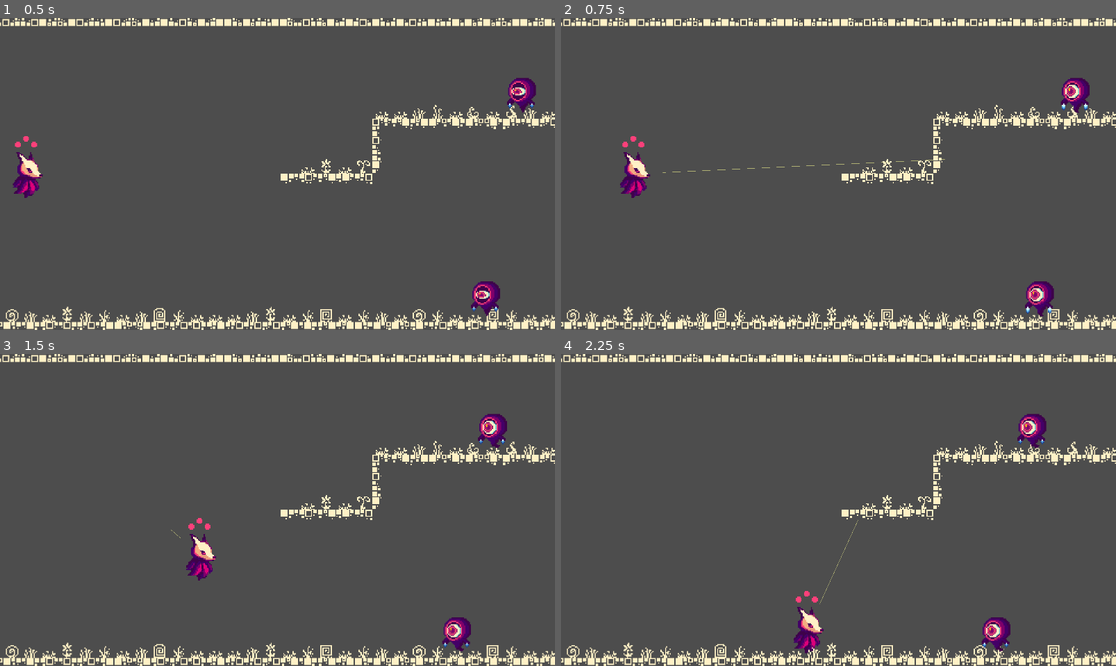
Above: before the commit, frames 1-4 (two rows, left to right).
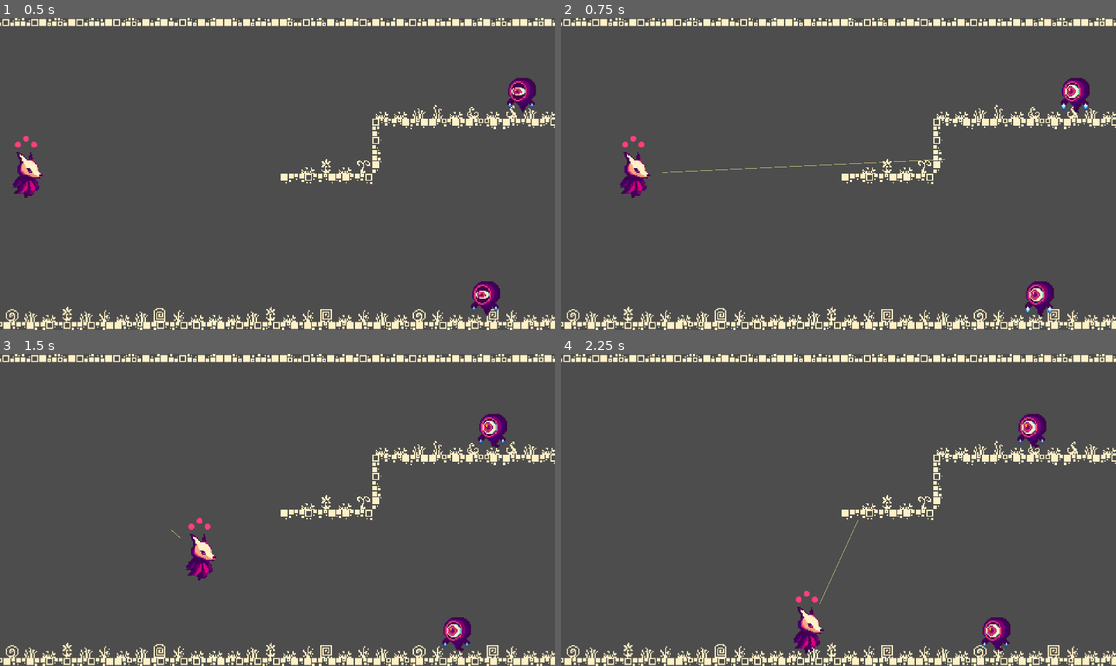
Above: after the commit, the same moments.

Repository: ambotwist/shootem
Game: Godot game, scene res://scenes/Game.tscn
Same seed, same stepped clock (60 frames per second), same inputs: the game is played once before the commit and once after it.
Inputs (mouse positions are in pixels of both pictures, inside the frame that each line leads up to):
- Up to frame 1 (0.5 s): no input
- Up to frame 2 (0.75 s): move the mouse to (960, 158) at 0.52 s; hold D (move_right) from 0.53 s (still down); click (960, 158) at 0.6 s
- Up to frame 3 (1.5 s): move the mouse to (166, 525) at 1.27 s; release D (move_right) at 1.28 s; hold S (move_down) from 1.28 s (still down); click (166, 525) at 1.35 s
- Up to frame 4 (2.25 s): move the mouse to (894, 441) at 2.02 s; release S (move_down) at 2.03 s; hold D (move_right) from 2.03 s (still down); click (894, 441) at 2.1 s

Frame 1 is identical in both runs. In frame 2, less than 0.1% of the frame differs, in the area x 18-69%, y 45-50%; in frame 3, less than 0.1%; in frame 4, less than 0.1%.

Commit message:
updated the laser animation.

Diff:
--- a/scenes/laser.tscn
+++ b/scenes/laser.tscn
@@ -1,11 +1,11 @@
-[gd_scene load_steps=10 format=3 uid="uid://dema00g3wgrhp"]
+[gd_scene load_steps=14 format=3 uid="uid://dema00g3wgrhp"]
 
 [ext_resource type="Script" uid="uid://ctukyawukx1bx" path="res://scripts/laser.gd" id="1_xmihv"]
 [ext_resource type="Texture2D" uid="uid://xjo5gwgkgt6b" path="res://assets/sprites/character/hero+bestiary01.png" id="2_a7dhc"]
 
 [sub_resource type="Animation" id="Animation_xmihv"]
 resource_name = "start_beam"
-length = 0.2
+length = 0.15
 tracks/0/type = "value"
 tracks/0/imported = false
 tracks/0/enabled = true
@@ -13,10 +13,10 @@
 tracks/0/interp = 1
 tracks/0/loop_wrap = true
 tracks/0/keys = {
-"times": PackedFloat32Array(0, 0.2),
+"times": PackedFloat32Array(0, 0.133333),
 "transitions": PackedFloat32Array(1, 9.84915),
 "update": 0,
-"values": [Color(0.937255, 0.945098, 0.556863, 0), Color(0.929217, 0.961833, 0.280713, 1)]
+"values": [Color(0.937255, 0.945098, 0.556863, 0), Color(0.984541, 0.994619, 0.796759, 1)]
 }
 tracks/1/type = "value"
 tracks/1/imported = false
@@ -25,37 +25,10 @@
 tracks/1/interp = 1
 tracks/1/loop_wrap = true
 tracks/1/keys = {
-"times": PackedFloat32Array(0, 0.2),
+"times": PackedFloat32Array(0, 0.133333),
 "transitions": PackedFloat32Array(1, 9.84914),
 "update": 0,
 "values": [0.0, 2.0]
-}
-
-[sub_resource type="Animation" id="Animation_a7dhc"]
-length = 0.001
-tracks/0/type = "value"
-tracks/0/imported = false
-tracks/0/enabled = true
-tracks/0/path = NodePath("Beam:default_color")
-tracks/0/interp = 1
-tracks/0/loop_wrap = true
-tracks/0/keys = {
-"times": PackedFloat32Array(0),
-"transitions": PackedFloat32Array(1),
-"update": 0,
-"values": [Color(0.937255, 0.945098, 0.556863, 1)]
-}
-tracks/1/type = "value"
-tracks/1/imported = false
-tracks/1/enabled = true
-tracks/1/path = NodePath("Beam:width")
-tracks/1/interp = 1
-tracks/1/loop_wrap = true
-tracks/1/keys = {
-"times": PackedFloat32Array(0),
-"transitions": PackedFloat32Array(1),
-"update": 0,
-"values": [1.0]
 }
 
 [sub_resource type="Animation" id="Animation_jjj73"]
@@ -76,9 +49,78 @@
 
 [sub_resource type="AnimationLibrary" id="AnimationLibrary_jjj73"]
 _data = {
-&"RESET": SubResource("Animation_a7dhc"),
 &"start_beam": SubResource("Animation_xmihv"),
 &"stop_beam": SubResource("Animation_jjj73")
+}
+
+[sub_resource type="Animation" id="Animation_q8rul"]
+length = 0.001
+tracks/0/type = "value"
+tracks/0/imported = false
+tracks/0/enabled = true
+tracks/0/path = NodePath("Glow:width")
+tracks/0/interp = 1
+tracks/0/loop_wrap = true
+tracks/0/keys = {
+"times": PackedFloat32Array(0),
+"transitions": PackedFloat32Array(1),
+"update": 0,
+"values": [4.0]
+}
+
+[sub_resource type="AnimationLibrary" id="AnimationLibrary_788yo"]
+_data = {
+&"RESET": SubResource("Animation_q8rul")
+}
+
+[sub_resource type="Animation" id="Animation_a7dhc"]
+resource_name = "start_glow"
+length = 0.25
+tracks/0/type = "value"
+tracks/0/imported = false
+tracks/0/enabled = true
+tracks/0/path = NodePath("Glow:default_color")
+tracks/0/interp = 1
+tracks/0/loop_wrap = true
+tracks/0/keys = {
+"times": PackedFloat32Array(0, 0.1, 0.233333),
+"transitions": PackedFloat32Array(4.92458, 1, 5.27803),
+"update": 0,
+"values": [Color(0.984222, 0.993733, 0, 0), Color(0.984222, 0.993733, 0, 0), Color(0.938974, 0.868941, 0.238841, 1)]
+}
+tracks/1/type = "value"
+tracks/1/imported = false
+tracks/1/enabled = true
+tracks/1/path = NodePath("Glow:width")
+tracks/1/interp = 1
+tracks/1/loop_wrap = true
+tracks/1/keys = {
+"times": PackedFloat32Array(0, 0.1, 0.233333),
+"transitions": PackedFloat32Array(1, 1, 0.615571),
+"update": 0,
+"values": [0.0, 0.0, 4.0]
+}
+
+[sub_resource type="Animation" id="Animation_412cd"]
+resource_name = "stop_glow"
+length = 0.15
+tracks/0/type = "value"
+tracks/0/imported = false
+tracks/0/enabled = true
+tracks/0/path = NodePath("Glow:default_color")
+tracks/0/interp = 1
+tracks/0/loop_wrap = true
+tracks/0/keys = {
+"times": PackedFloat32Array(0, 0.133333),
+"transitions": PackedFloat32Array(1, 1),
+"update": 0,
+"values": [Color(0.922865, 0.932206, 0.414146, 1), Color(0, 0, 0, 0)]
+}
+
+[sub_resource type="AnimationLibrary" id="AnimationLibrary_q8rul"]
+_data = {
+&"start_glow": SubResource("Animation_a7dhc"),
+&"stop_glow": SubResource("Animation_412cd")
 }
 
 [sub_resource type="AtlasTexture" id="AtlasTexture_a7dhc"]
@@ -107,25 +149,30 @@
 script = ExtResource("1_xmihv")
 
 [node name="Glow" type="Line2D" parent="."]
-visible = false
 points = PackedVector2Array(0, 0, 20, 0)
 width = 4.0
-default_color = Color(1, 0.837478, 0.897619, 1)
+default_color = Color(0.938974, 0.868941, 0.238841, 1)
 texture_mode = 1
 begin_cap_mode = 2
 end_cap_mode = 2
 
 [node name="Beam" type="Line2D" parent="."]
 points = PackedVector2Array(0, 0, 20, 0)
-width = 1.0
-default_color = Color(0.937255, 0.945098, 0.556863, 1)
+width = 2.0
+default_color = Color(0.984541, 0.994619, 0.796759, 1)
 texture_mode = 1
 begin_cap_mode = 2
 end_cap_mode = 2
 
-[node name="AnimationPlayer" type="AnimationPlayer" parent="."]
+[node name="AnimationPlayerBeam" type="AnimationPlayer" parent="."]
 libraries = {
 &"": SubResource("AnimationLibrary_jjj73")
+}
+
+[node name="AnimationPlayerGlow" type="AnimationPlayer" parent="."]
+libraries = {
+&"": SubResource("AnimationLibrary_788yo"),
+&"animations": SubResource("AnimationLibrary_q8rul")
 }
 
 [node name="RayCast2D" type="RayCast2D" parent="."]
@@ -139,4 +186,5 @@
 frame = 1
 frame_progress = 0.131096
 
-[connection signal="animation_finished" from="AnimationPlayer" to="." method="_on_animation_player_animation_finished"]
+[connection signal="animation_finished" from="AnimationPlayerBeam" to="." method="_on_animation_player_animation_finished"]
+[connection signal="animation_finished" from="AnimationPlayerGlow" to="." method="_on_animation_player_glow_animation_finished"]
--- a/scripts/laser.gd
+++ b/scripts/laser.gd
@@ -5,7 +5,8 @@
 
 @onready var beam: Line2D = $Beam
 @onready var glow: Line2D = $Glow
-@onready var animation_player: AnimationPlayer = $AnimationPlayer
+@onready var animation_player_beam: AnimationPlayer = $AnimationPlayerBeam
+@onready var animation_player_glow: AnimationPlayer = $AnimationPlayerGlow
 @onready var raycast: RayCast2D = $RayCast2D
 @onready var explosion: AnimatedSprite2D = $Explosion
 
@@ -114,8 +115,8 @@
 		visible = true
 		raycast.enabled = true
 		raycast.force_raycast_update()
-		animation_player.play("start_beam")
-
+		animation_player_beam.play("start_beam")
+		animation_player_glow.play("animations/start_glow")
 
 func deactivate():
 	if _is_active:
@@ -123,9 +124,14 @@
 		raycast.enabled = false
 		explosion.visible = false
 		_is_exploding = false
-		animation_player.play("stop_beam")
+		animation_player_beam.play("stop_beam")
+		animation_player_glow.play("animations/stop_glow")
 
 
 func _on_animation_player_animation_finished(anim_name:StringName) -> void:
 	if anim_name == "stop_beam":
 		visible = false
+
+func _on_animation_player_glow_animation_finished(anim_name:StringName) -> void:
+	if anim_name == "stop_glow":
+		visible = false
